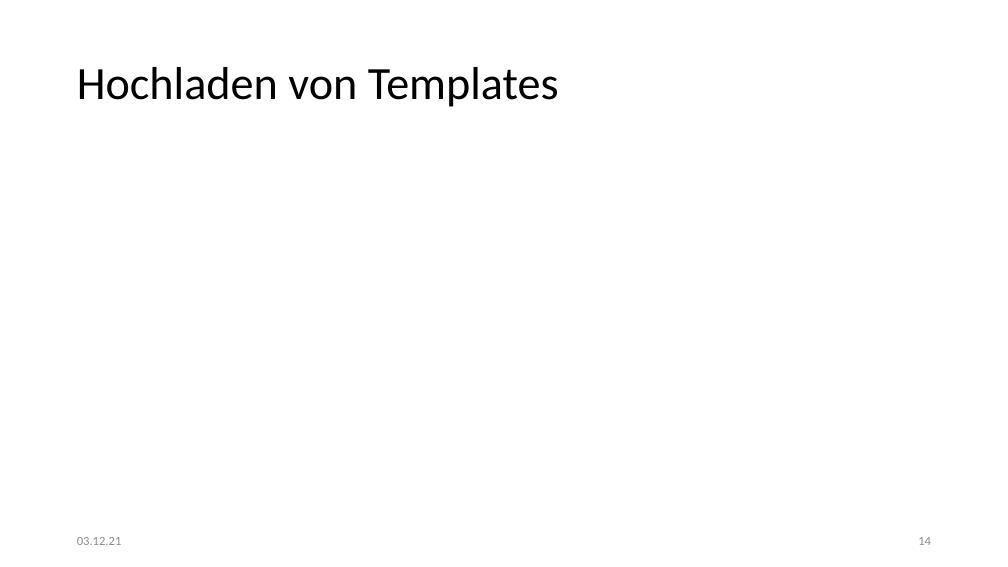
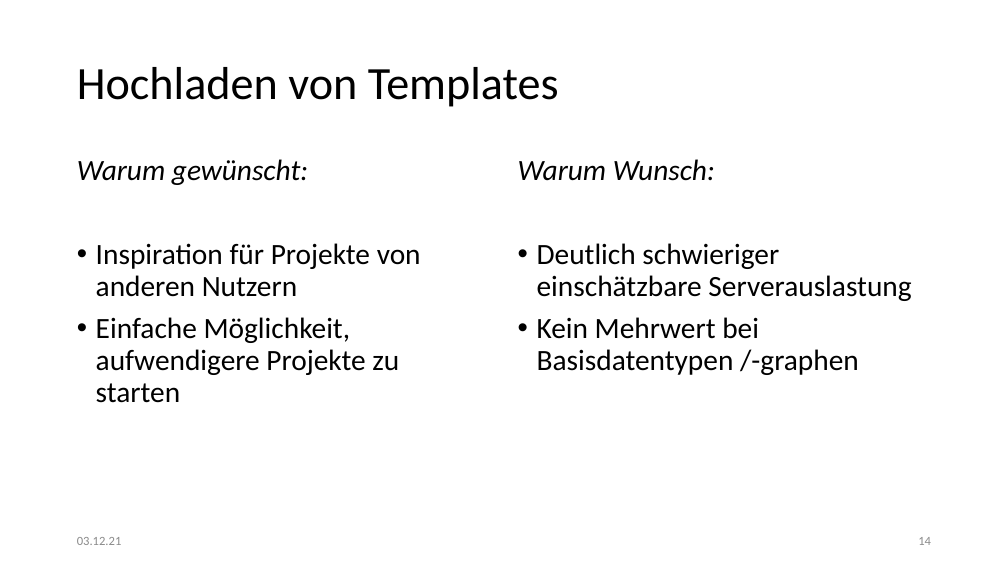
Before and after one commit to kittyahy/PSEAppGruppe2, a slide deck: slide 14 of Praesentationen/01-Definitionsphase/Präsentation.pptx. Drawn at 1008x567 pixels with LibreOffice and Linux fonts; fonts in the diff are those of the drawing. Boxes give left, top, right and bottom in pixels: in the first picture for what was removed or moved away, otherwise in the second. Text is boxed around its words. In the diff, an @@ line names an element or a change of style, - is before the commit and + after.

```diff
--- a/Praesentationen/01-Definitionsphase/Präsentation.pptx
+++ b/Praesentationen/01-Definitionsphase/Präsentation.pptx
@@ text added at (77,159,421,403), 28 pt, text #000000 @@
+Warum gewünscht:
+• Inspiration für Projekte von anderen Nutzern
+• Einfache Möglichkeit, aufwendigere Projekte zu starten
@@ text added at (518,159,911,375), 28 pt, text #000000 @@
+Warum Wunsch:
+• Deutlich schwieriger einschätzbare Serverauslastung
+• Kein Mehrwert bei Basisdatentypen /-graphen
```
Also in this commit, not shown: 1 other slide changed.
